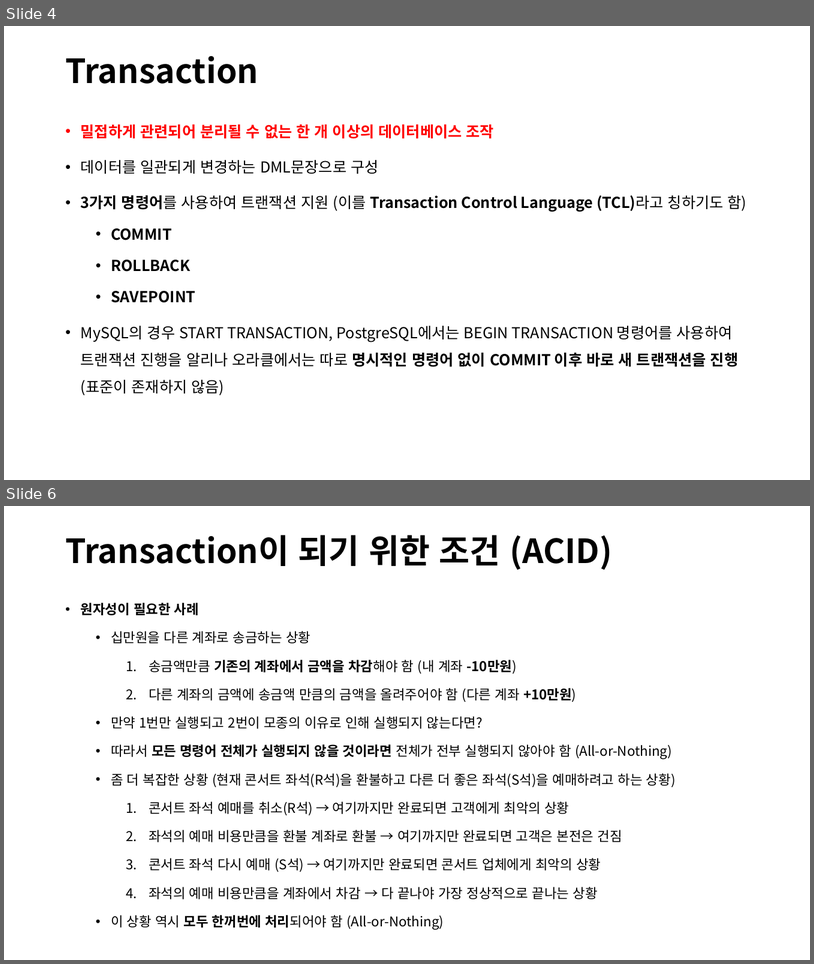
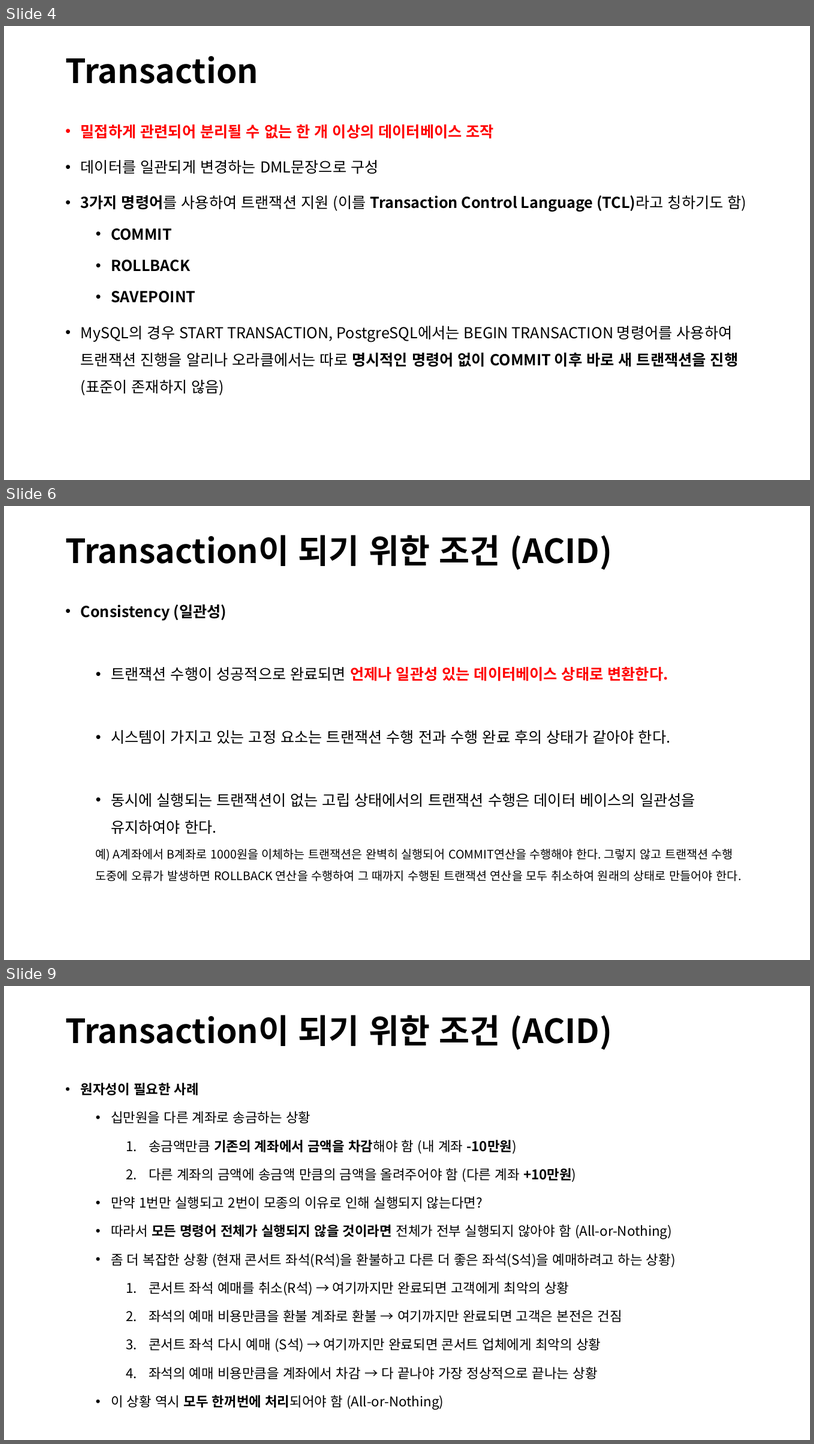
Before and after one commit to lhs501/mirim, a slide deck: TT.pptx. Shown one above the other, each under a label of ours: slides 4 and 6 before the commit, slides 4, 6 and 9 after it; the slides between them are not shown. The pictures are 814x964 and 814x1444 pixels, drawn with LibreOffice and Linux fonts; fonts in the diff are those of the drawing. Boxes give left, top, right and bottom in pixels: in the first picture for what was removed or moved away, otherwise in the second. Text is boxed around its words. In the diff, an @@ line names an element or a change of style, - is before the commit and + after.

```diff
--- a/TT.pptx
+++ b/TT.pptx
@@ slide 6 added at [4,506,810,960], background #FFFFFF @@
@@ title added at [65,535,612,570], 39.6 pt, text #000000, bold @@
+Transaction이 되기 위한 조건 (ACID)
@@ text added at [81,604,742,881], 18 pt, text #000000 @@
+• Consistency (일관성)
+  • 트랜잭션 수행이 성공적으로 완료되면 언제나 일관성 있는 데이터베이스 상태로 변환한다.
+  • 시스템이 가지고 있는 고정 요소는 트랜잭션 수행 전과 수행 완료 후의 상태가 같아야 한다.
+  • 동시에 실행되는 트랜잭션이 없는 고립 상태에서의 트랜잭션 수행은 데이터 베이스의 일관성을 유지하여야 한다.
+  예) A계좌에서 B계좌로 1000원을 이체하는 트랜잭션은 완벽히 실행되어 COMMIT연산을 수행해야 한다. 그렇지 않고 트랜잭션 수행 도중에 오류가 발생하면 ROLLBACK 연산을 수행하여 그 때까지 수행된 트랜잭션 연산을 모두 취소하여 원래의 상태로 만들어야 한다.
@@ what was slide 6 is now slide 9 @@
```
Also in this commit, not shown: 3 slides changed, 4 other slides added, 1 other file.
